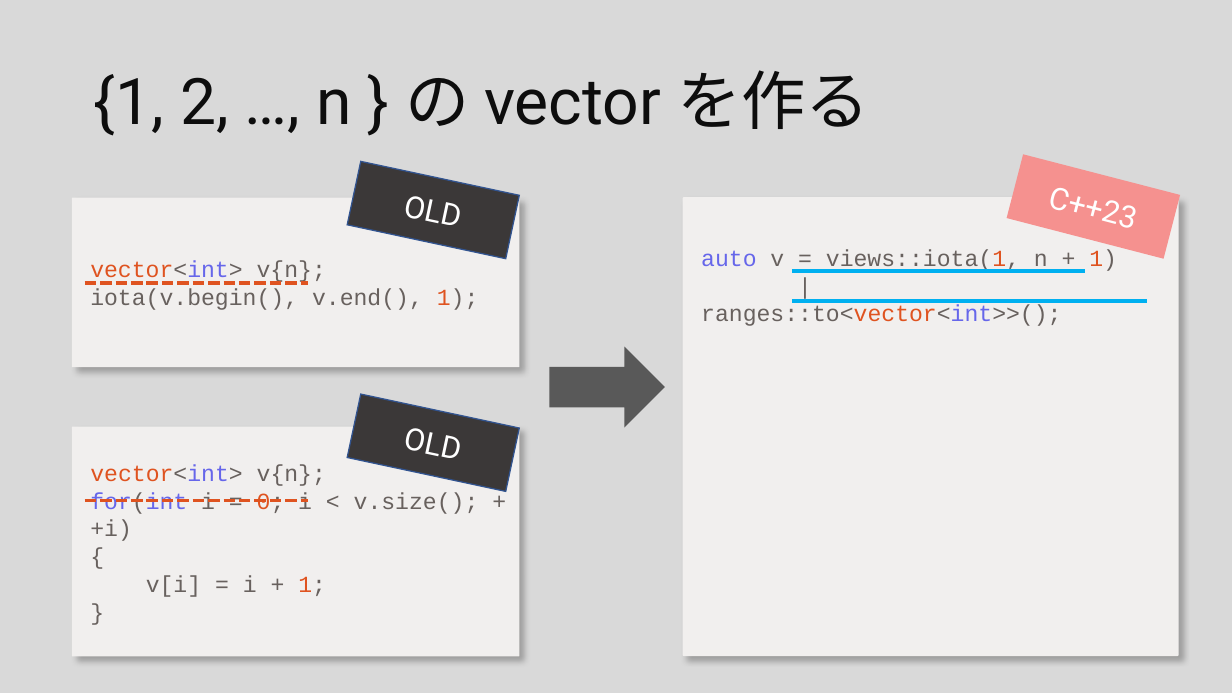
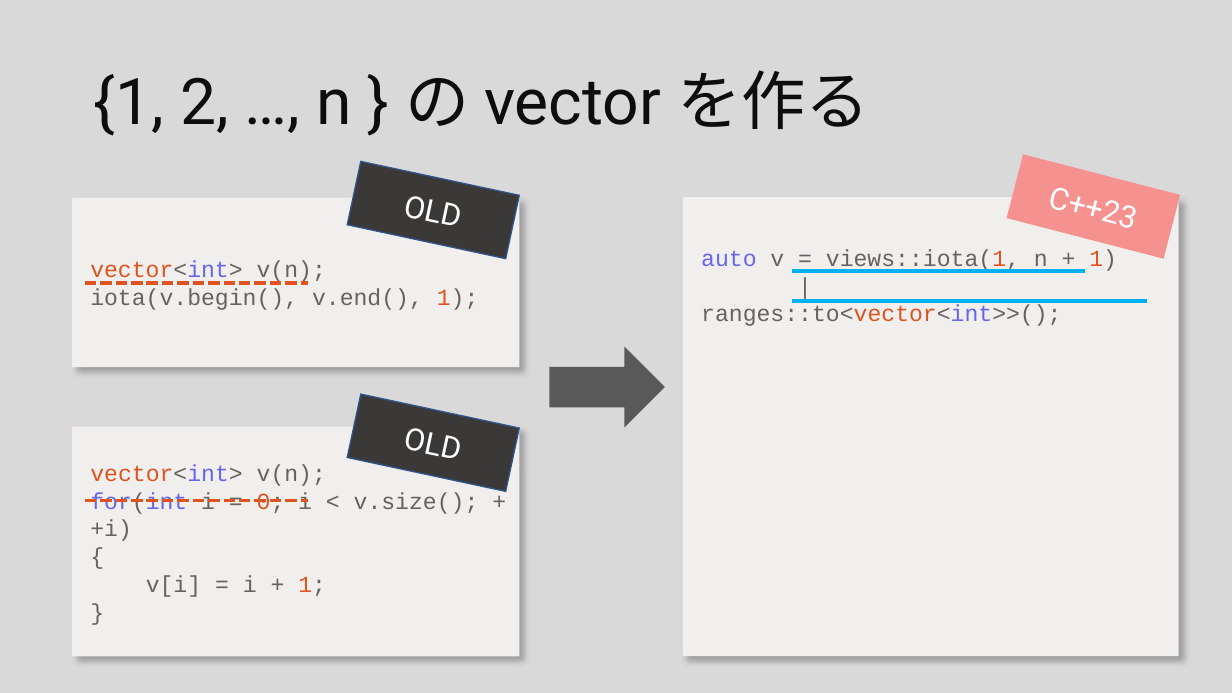
Before and after one commit to tomolatoon/Siv3D_Events, a slide deck: slide 4 of 2022_03_28/2022-3-28 - C++とRange - Siv3D勉強会.pptx. Drawn at 1232x693 pixels with LibreOffice and Linux fonts; fonts in the diff are those of the drawing. Boxes give left, top, right and bottom in pixels: in the first picture for what was removed or moved away, otherwise in the second. Text is boxed around its words. In the diff, an @@ line names an element or a change of style, - is before the commit and + after.

Commit message:
update : 2022/3/28

```diff
--- a/2022_03_28/2022-3-28 - C++とRange - Siv3D勉強会.pptx
+++ b/2022_03_28/2022-3-28 - C++とRange - Siv3D勉強会.pptx
@@ text in rounded rectangle at (90,261,326,285): text changed @@
-vector<int> v{n};
+vector<int> v(n);
@@ text in rounded rectangle at (90,464,326,486): text changed @@
-vector<int> v{n};
+vector<int> v(n);
```
